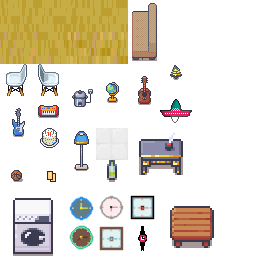
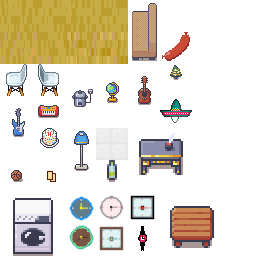
Two versions of the same layered image (256x256). Layer-by-layer changes:
added layer "Pasted Layer" above "tileset_hs18.png" over [162, 32, 190, 61]
